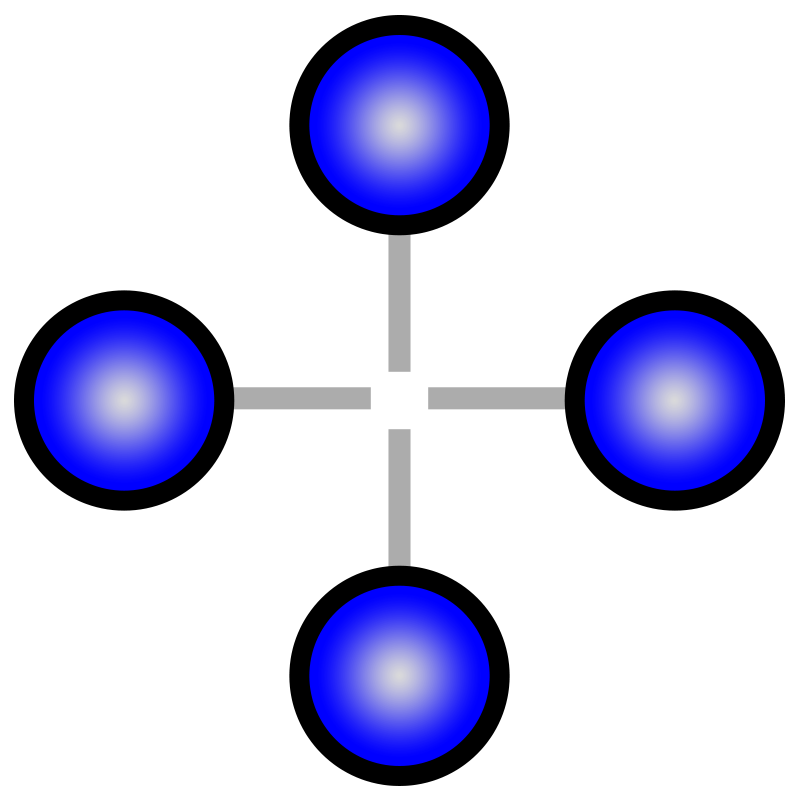
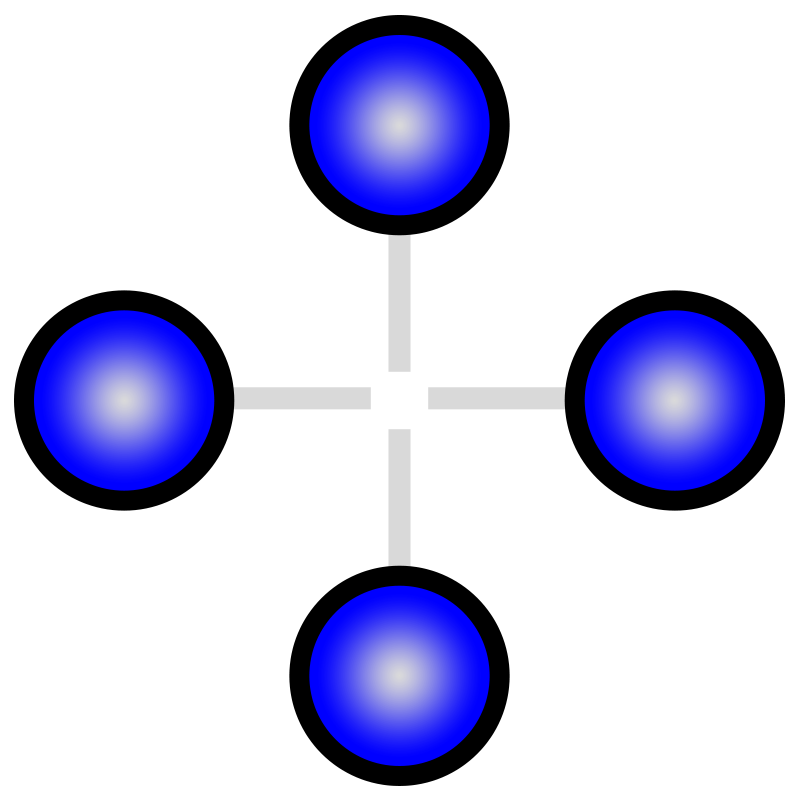
Layered file, before and after one edit (800x800). Changes by layer:
painted on "Ellipse 1 copy 3" over box(388, 368, 411, 372)
painted on "Shape 1 copy 3" over box(233, 234, 566, 567)
